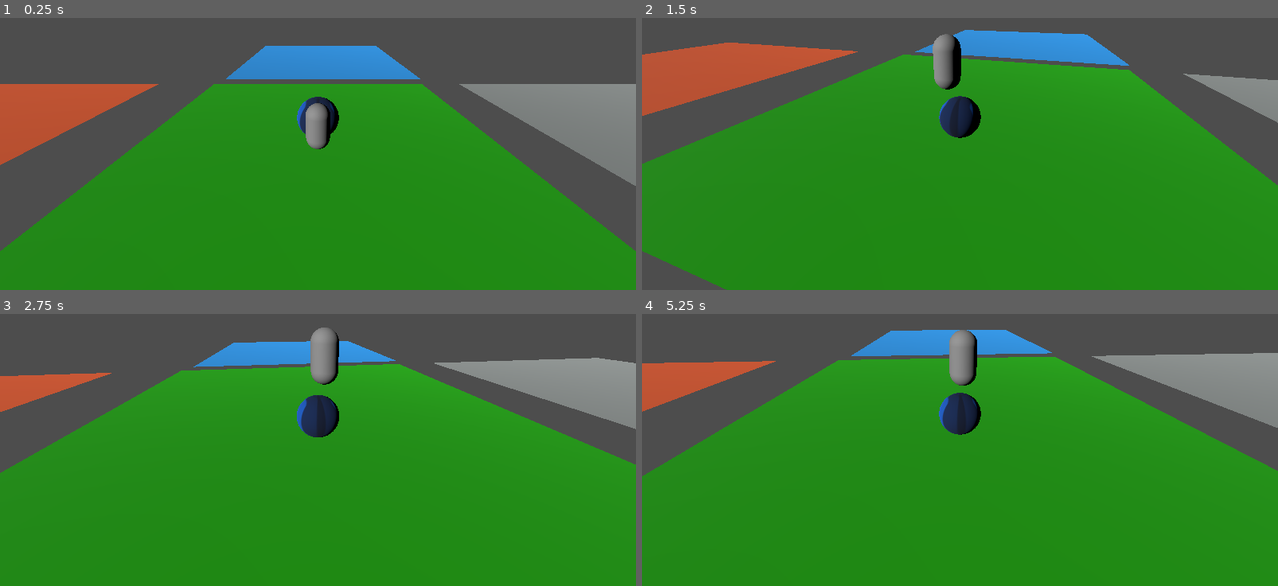
Above: before the commit, frames 1-4 (two rows, left to right).
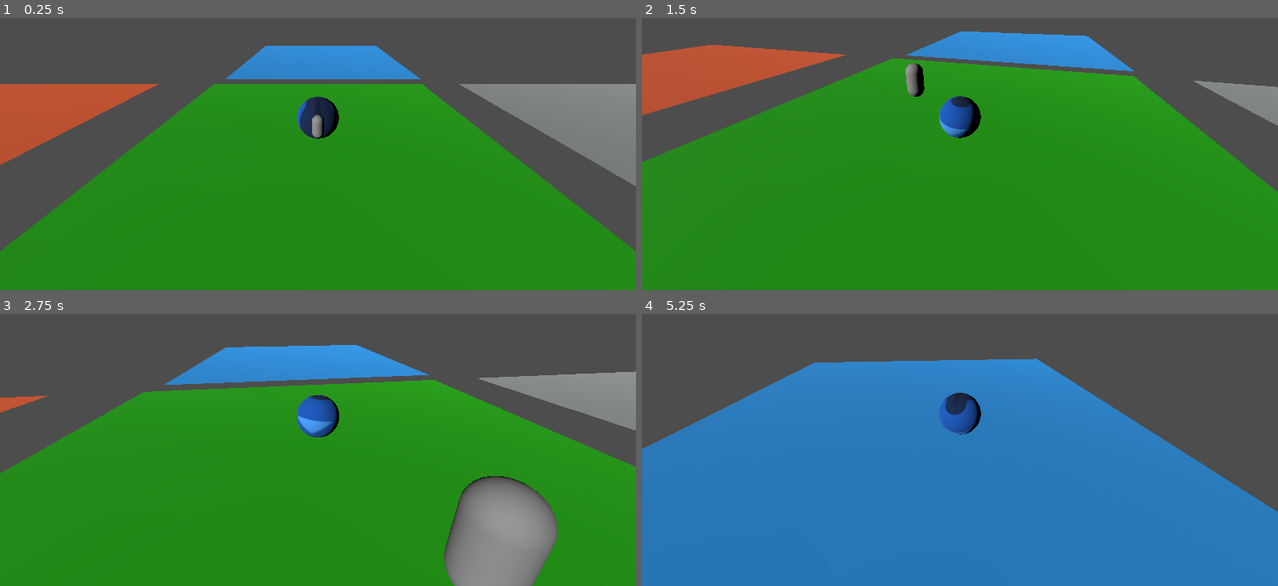
Above: after the commit, the same moments.

Repository: Altoc/serene_fanart_game
Game: Godot game, scene res://scenes/main.tscn
Two runs of this game, one before a commit and one after it. Both use one fixed random seed, a clock stepped at 60 frames per second and the inputs below. The engine's default icon, where the game draws it, is replaced by a stand-in: a white triangle on a blue panel in a dark square.
Inputs (mouse positions are in pixels of both pictures, inside the frame that each line leads up to):
- Up to frame 1 (0.25 s): no input
- Up to frame 2 (1.5 s): move the mouse to (991, 110) at 0.52 s; press the mouse at (991, 110) at 0.53 s; right-click (991, 110) at 0.8 s; move the mouse to (928, 113) at 1.27 s; release the mouse at (928, 113) at 1.28 s; right-click (928, 113) at 1.35 s
- Up to frame 3 (2.75 s): click (286, 409) at 1.55 s; move the mouse to (330, 401) at 2.02 s; press the mouse at (330, 401) at 2.03 s; right-click (330, 401) at 2.3 s
- Up to frame 4 (5.25 s): move the mouse to (953, 411) at 2.77 s; release the mouse at (953, 411) at 2.78 s; right-click (953, 411) at 2.85 s; click (953, 411) at 3.05 s; move the mouse to (1004, 411) at 3.52 s; press the mouse at (1004, 411) at 3.53 s; right-click (1004, 411) at 3.8 s; move the mouse to (909, 403) at 4.27 s; release the mouse at (909, 403) at 4.28 s; right-click (909, 403) at 4.35 s; click (909, 403) at 4.55 s; move the mouse to (966, 406) at 5.02 s; press the mouse at (966, 406) at 5.03 s

The runs differ from the first frame. In frame 1, 0.5% of the frame differs, in the area x 48-52%, y 31-49%; in frame 2, 5.1%; in frame 3, 13%; in frame 4, 80%, in the area x 0-100%, y 5-100%.

Commit message:
physics based movement accomplished

Diff:
--- a/scenes/player_body.tscn
+++ b/scenes/player_body.tscn
@@ -3,6 +3,8 @@
 [ext_resource type="Script" path="res://scripts/player_body.gd" id="1_i7xl5"]
 
 [sub_resource type="CapsuleMesh" id="CapsuleMesh_4jutg"]
+radius = 0.25
+height = 1.0
 
 [node name="PlayerBody" type="MeshInstance3D"]
 transform = Transform3D(1, 0, 0, 0, 1, 0, 0, 0, 1, 0, 4.27631, 6)
--- a/scripts/player.gd
+++ b/scripts/player.gd
@@ -5,8 +5,7 @@
 
 var input = Vector3()
 var inputReceived = false
-var dirInput = Vector2()
-var dir = Vector3()
+var torque = Vector3()
 #previous mouse position. used for camera panning kbm
 var mousePrevPos = Vector2(0,0)
 enum playerStates {IDLE=0,TURN=1,FALLING=2,LANDING=3,RUN=4}
@@ -19,29 +18,16 @@
 	input = Vector3()
 	handleInput(Input)
 	input = input.normalized()
-
-
-
-	if (Input.get_action_strength("PlayerForward") > 0.0
-	|| Input.get_action_strength("PlayerRight") > 0.0
-	|| Input.get_action_strength("PlayerLeft") > 0.0
-	|| Input.get_action_strength("PlayerBackward") > 0.0):
-		if(abs(constant_torque.normalized()) < abs(Vector3(10,10,10).normalized())):
-			var torqueX = Vector3(Input.get_action_strength("PlayerForward"), 0, 0)
-			var torqueY = Vector3(0, 2, 0)
-			var torqueZ = Vector3(0, 0, 2)
-			var torqueToAdd = torqueX + torqueY + torqueZ
-			add_constant_torque(torqueToAdd)
+	if(input.x > 0):
+		torque = myCamera.get_global_transform().basis.x * -10
+		apply_torque(torque)
 
 func handleInput(argInput):
 	inputReceived = false
-	if(argInput.is_action_pressed("PlayerForward")
-	|| argInput.is_action_pressed("PlayerRight")
-	|| argInput.is_action_pressed("PlayerLeft")
-	|| argInput.is_action_pressed("PlayerBackward")):
+	if(argInput.is_action_pressed("forward_roll")
+	|| argInput.is_action_pressed("super_spin")):
 		inputReceived = true
 		input.x += 1
-		setPlayerState(playerStates.RUN)
 		SIGNAL_BUS.emit_signal("PLAYER_MOVEMENT_DIRECTION_UPDATE", argInput)
 	if(!inputReceived):
 		setPlayerState(playerStates.IDLE)
@@ -60,7 +46,7 @@
 		currPlayerState = argState
 	match currPlayerState:
 		playerStates.IDLE:
-			constant_torque = Vector3(0, 0, 0)
+			#constant_torque = Vector3(0, 0, 0)
 			pass
 		playerStates.RUN:
 			pass
--- a/scripts/player_body.gd
+++ b/scripts/player_body.gd
@@ -7,10 +7,8 @@
 	SIGNAL_BUS.PLAYER_MOVEMENT_DIRECTION_UPDATE.connect(onPlayerMovementDirectionUpdate)
 
 func onPlayerMovementDirectionUpdate(argInput):
-	if(argInput.is_action_pressed("PlayerForward")
-	|| argInput.is_action_pressed("PlayerRight")
-	|| argInput.is_action_pressed("PlayerLeft")
-	|| argInput.is_action_pressed("PlayerBackward")):
+	if(argInput.is_action_pressed("forward_roll")
+	|| argInput.is_action_pressed("super_spin")):
 		print("TODO move player mesh around ball")
 
 # Called every frame. 'delta' is the elapsed time since the previous frame.
